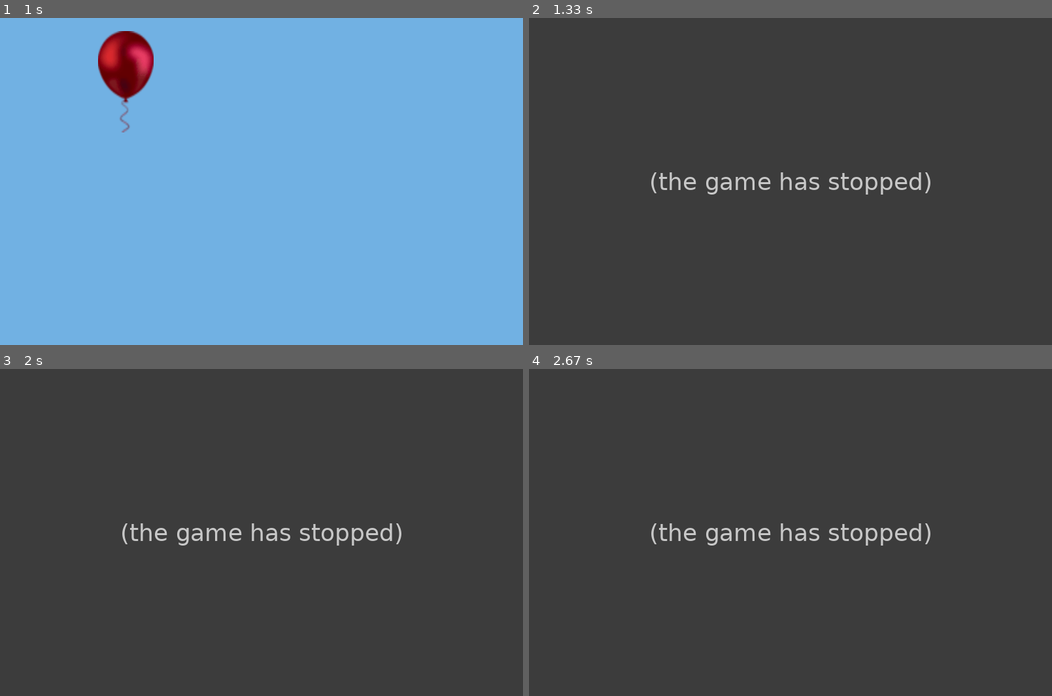
Above: before the commit, frames 1-4 (two rows, left to right).
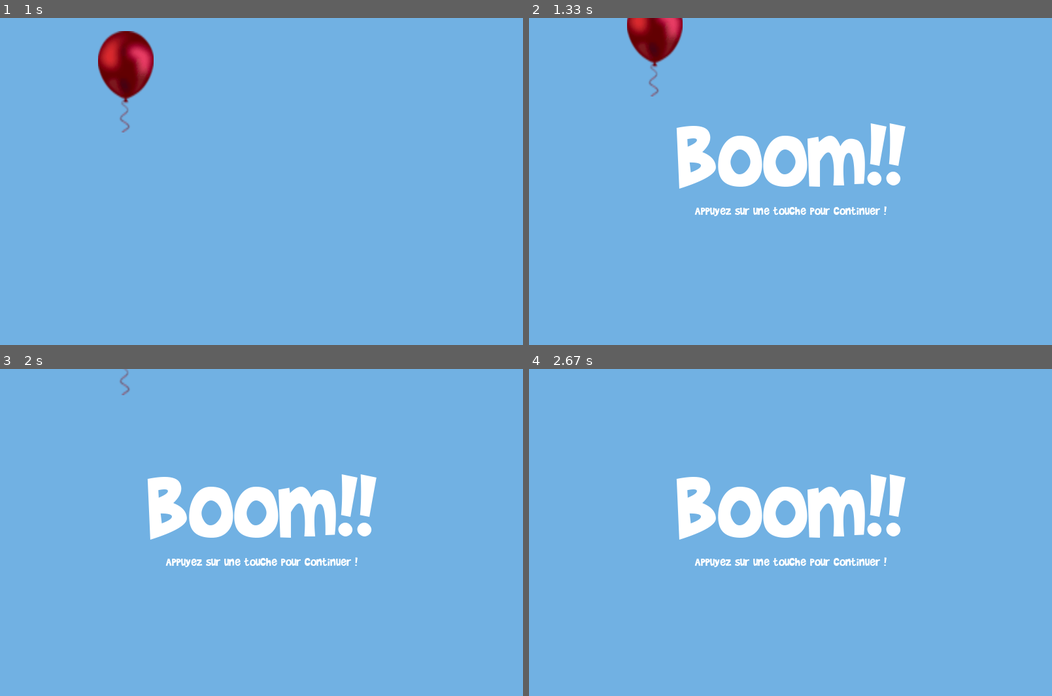
Above: after the commit, the same moments.

Repository: Ketzatl/Projet_Python_Pygame_JeuBallonFlottant
Game: pygame game, started from Jeu_Ballon.py
The game is run twice, just before and just after one commit, with the same random seed, the same clock (stepped at 60 frames per second) and the same inputs.
Inputs:
- Up to frame 1 (1 s): hold Up 0.33-0.8 s; hold Up from 0.83 s (still down)
- Up to frame 2 (1.33 s): release Up at 1.2 s; hold Up from 1.23 s (still down)
- Up to frame 3 (2 s): release Up at 1.53 s; hold Up 1.57-1.93 s; hold Up from 1.97 s (still down)
- Up to frame 4 (2.67 s): release Up at 2.27 s; hold Up from 2.3 s (still down)

Frame 1 is identical in both runs. In frame 2, 100% of the frame differs, in the area x 0-100%, y 0-100%; in frame 3, 100%; in frame 4, 100%.
Error before the commit: NameError: name 'gameOver' is not defined (Jeu_Ballon.py line 50); the game stopped at 1.1 s (later frames are placeholders)

Commit message:
-Modification de Jeu_Ballon.py - Ajout de l'Affichage du texte game over

Diff:
--- a/Jeu_Ballon.py
+++ b/Jeu_Ballon.py
@@ -18,7 +18,29 @@
 
 img = pygame.image.load('ballon.png')
 
+def creaTexteObj(texte, Police):
+    texteSurface = Police.render(texte, True, white)
+    return texteSurface, texteSurface.get_rect()
 
+def message(texte):
+    GOTexte = pygame.font.Font('BradBunR.ttf',150)
+    petitTexte = pygame.font.Font('BradBunR.ttf',20)
+
+    GOTexteSurf, GOTexteRect = creaTexteObj(texte, GOTexte)
+    GOTexteRect.center = surfaceW/2, ((surfaceH/2)-44)
+    surface.blit(GOTexteSurf, GOTexteRect)
+
+    petitTexteSurf, petitTexteRect = creaTexteObj("Appuyez sur une touche pour continuer !", petitTexte)
+    petitTexteRect.center = surfaceW / 2, ((surfaceH / 2) + 44)
+    surface.blit(petitTexteSurf, petitTexteRect)
+
+    pygame.display.update()
+
+
+
+
+def gameOver():
+    message("Boom!!")
 
 def ballon(x, y, image):
     surface.blit(image, (x, y))   # Superposition du ballon sur le background (.blit)
